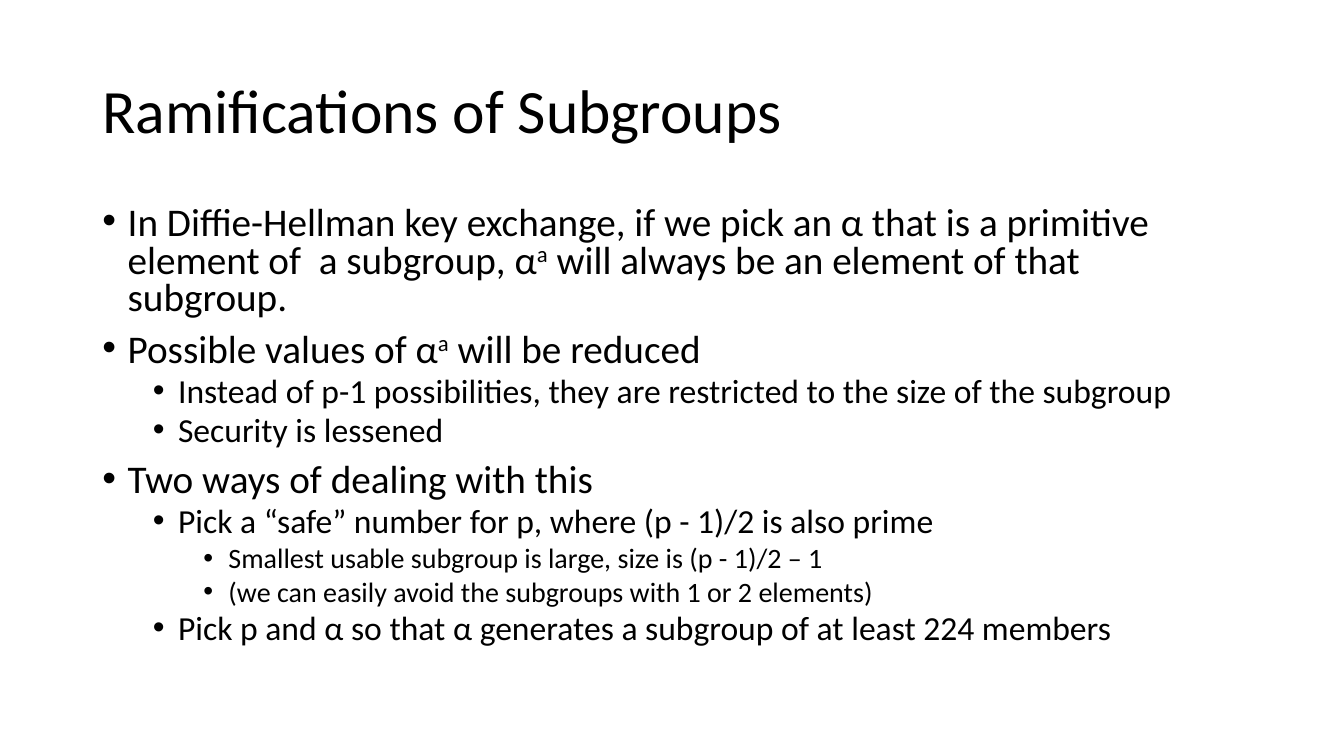
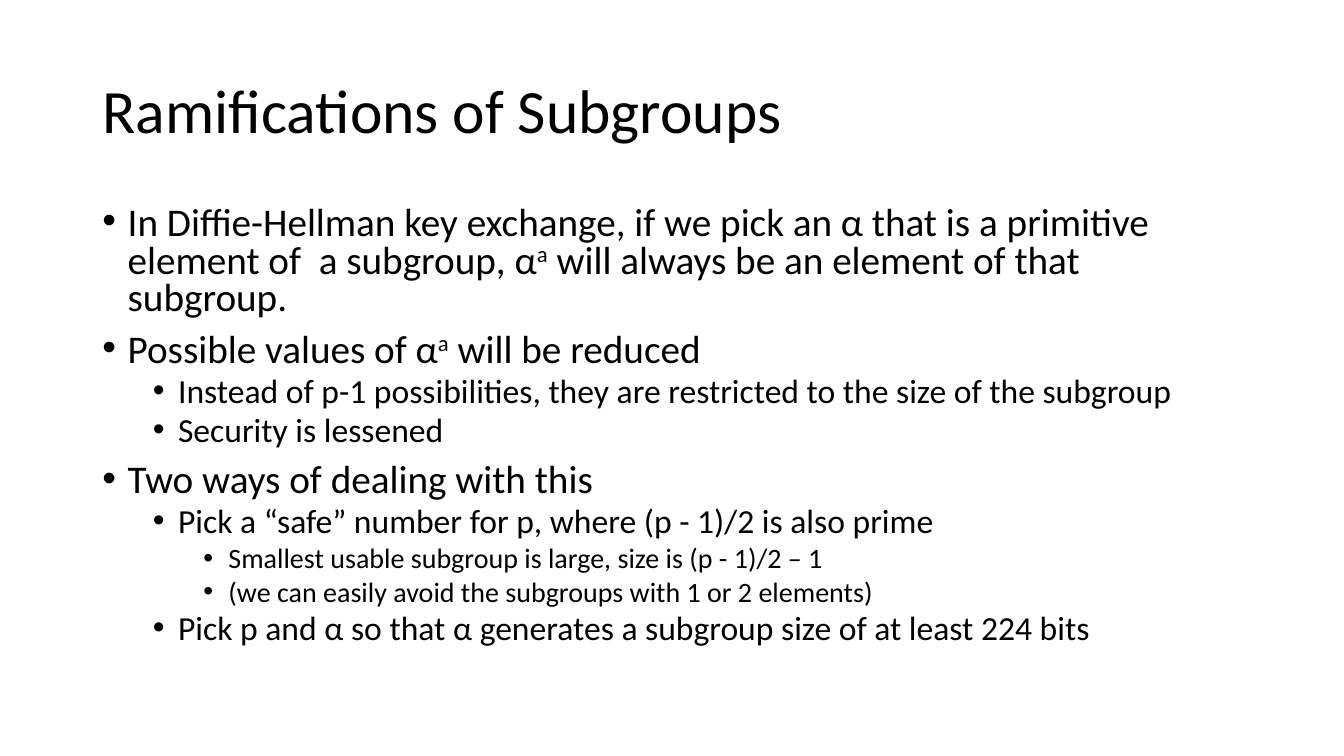
Before and after one commit to john-r2/CyberSec-Modules, a slide deck: slide 14 of 6.Crypto/Cryptology6-Diffie-Hellman.pptx. Drawn at 1344x756 pixels with LibreOffice and Linux fonts; fonts in the diff are those of the drawing. Boxes give left, top, right and bottom in pixels: in the first picture for what was removed or moved away, otherwise in the second. Text is boxed around its words. In the diff, an @@ line names an element or a change of style, - is before the commit and + after.

```diff
--- a/6.Crypto/Cryptology6-Diffie-Hellman.pptx
+++ b/6.Crypto/Cryptology6-Diffie-Hellman.pptx
@@ text at (178, 616, 1090, 646): text changed @@
-  • Pick p and α so that α generates a subgroup of at least 224 members
+  • Pick p and α so that α generates a subgroup size of at least 224 bits
```
Also in this commit, not shown: 1 other slide changed, 10 other files.
